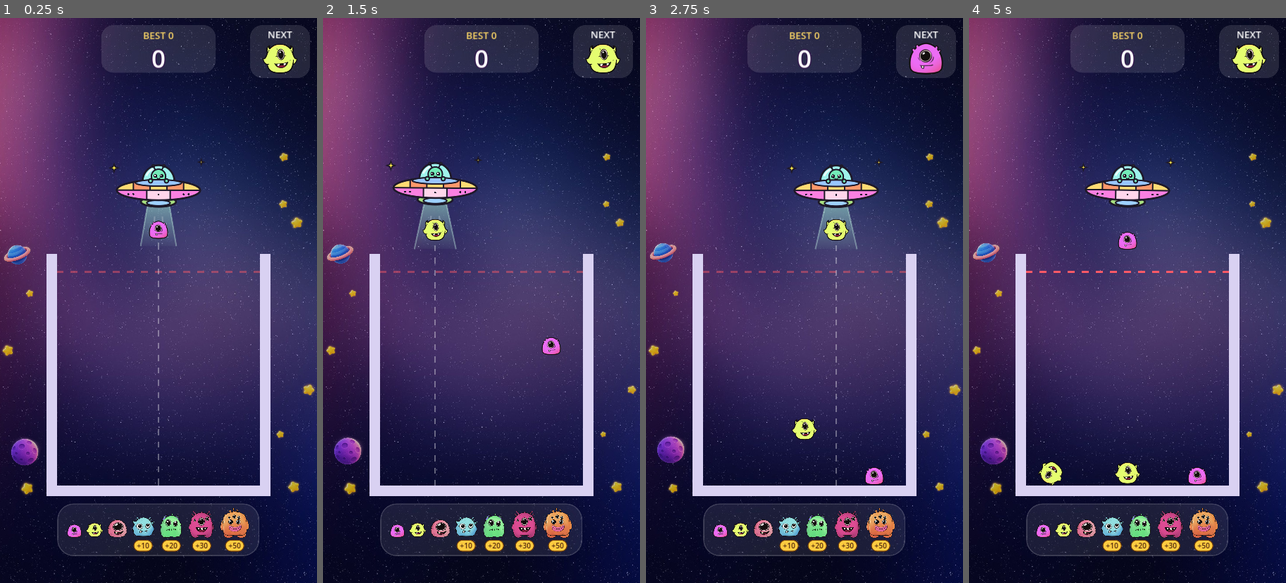
Above: before the commit, frames 1-4 (left to right).
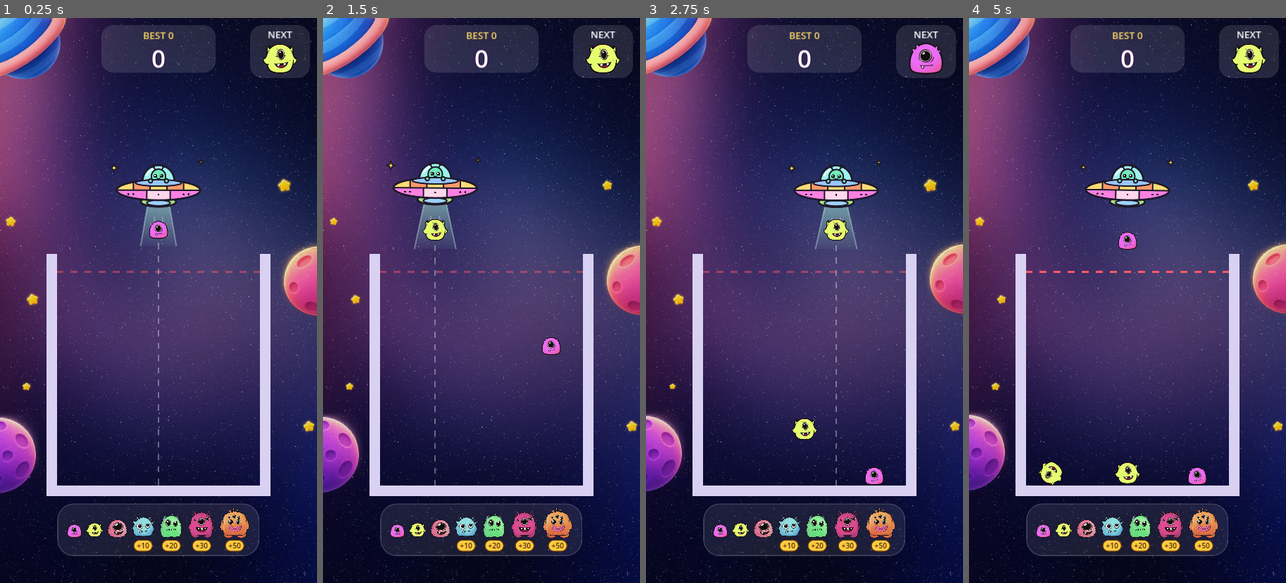
Above: after the commit, the same moments.

Repository: vickyraut212-boop/MonsterMerageGame
Game: Godot game, scene res://scenes/main.tscn
The game is run twice, just before and just after one commit, with the same random seed, the same clock (stepped at 60 frames per second) and the same inputs.
Inputs (mouse positions are in pixels of both pictures, inside the frame that each line leads up to):
- Up to frame 1 (0.25 s): no input
- Up to frame 2 (1.5 s): move the mouse to (551, 272) at 0.52 s; click (551, 272) at 0.67 s; drag from (418, 328) to (481, 142) at 1.27 s
- Up to frame 3 (2.75 s): move the mouse to (836, 176) at 2.02 s; click (836, 176) at 2.17 s
- Up to frame 4 (5 s): drag from (1111, 413) to (1032, 215) at 2.77 s; move the mouse to (1222, 385) at 3.52 s; click (1222, 385) at 3.67 s; drag from (1032, 215) to (1127, 142) at 4.27 s

The runs differ from the first frame. In frame 1, 5.2% of the frame differs, in the area x 0-100%, y 0-85%; in frame 2, 5.0%; in frame 3, 5.0%; in frame 4, 5.1%.

Commit message:
Scatter planets and stars like vicky's reference layout
All three planets now appear every game, each hugging a different
random screen edge or top corner, big (170-270 px) and partly cropped
off-screen. A handful of small stars (5) fill the open space between.

Planets may sit behind the settings and power-up buttons in the top
corners, but never behind the score cloud, the Next preview, the jar,
the column above it where the ship flies, or the evolution track.
Stars stay clear of the whole top bar too. Still purely decorative: no
collisions, drawn behind everything.

Co-Authored-By: Claude Opus 5.5 <noreply@anthropic.com>

Diff:
--- a/scripts/space_background.gd
+++ b/scripts/space_background.gd
@@ -1,60 +1,102 @@
 class_name SpaceBackground
 extends Node2D
-## The space backdrop behind everything: the background painting plus a few
-## planets and stars scattered at random each game.
+## The space backdrop behind everything: the background painting plus planets
+## and stars scattered at random each game.
 ##
-## PURELY DECORATIVE: nothing here has a collision shape, it is drawn behind
-## every other node (z_index -100), and the planets/stars are never placed
-## over the jar or over the HUD areas listed in keep_clear.
+## LAYOUT (following vicky's reference)
+## - All the planets appear every game, each hugging a different screen edge
+##   or corner, big and partly cropped off-screen, in varied sizes.
+## - A few small stars sit in the open space that is left.
+##
+## PURELY DECORATIVE: nothing here has a collision shape, everything is drawn
+## behind every other node (z_index -100), and nothing is ever placed over the
+## jar, the space above it where the ship flies, the score cloud, the Next
+## preview or the evolution track. Planets may sit behind the settings and
+## power-up buttons in the top corners (those buttons are solid, so they stay
+## readable); stars stay clear of the whole top bar.
 
 ## The background painting. It is scaled to cover the whole 720 x 1280 screen.
 @export var background_texture: Texture2D = preload("res://assets/ui/background.jpg")
 
-@export_group("Planets and stars")
-## Pictures to scatter, used in random order without repeats until all have
-## been placed.
+@export_group("Planets")
 @export var planet_textures: Array[Texture2D] = [
 	preload("res://assets/ui/planet_1.png"),
 	preload("res://assets/ui/planet_2.png"),
 	preload("res://assets/ui/planet_3.png"),
 ]
+## Planet width range, in screen pixels (before cropping by the screen edge).
+@export var planet_size := Vector2(170.0, 270.0)
+## How much of each planet may hang off-screen (0.5 = up to half of it).
+@export_range(0.0, 0.8) var planet_max_offscreen := 0.6
+@export_range(0.0, 1.0) var planet_opacity := 0.9
+
+@export_group("Stars")
 @export var star_textures: Array[Texture2D] = [
 	preload("res://assets/ui/star_1.png"),
 	preload("res://assets/ui/star_2.png"),
 ]
-@export var planet_count := 2
-@export var star_count := 9
-## Size range, in screen pixels (width of the picture).
-@export var planet_size := Vector2(64.0, 88.0)
-@export var star_size := Vector2(22.0, 38.0)
-## How see-through the decorations are (1 = solid), so they stay in the background.
-@export_range(0.0, 1.0) var decor_opacity := 0.75
-## Screen areas that must stay empty (score, buttons, evolution track).
-## The jar and the space above it (where the ship flies) are added automatically.
-@export var keep_clear: Array[Rect2] = [
-	Rect2(0, 0, 720, 270),       # top bar: settings, score cloud, Next, power-ups
-	Rect2(0, 1090, 720, 190),    # evolution track along the bottom
+@export var star_count := 5
+## Star width range, in screen pixels.
+@export var star_size := Vector2(22.0, 40.0)
+@export_range(0.0, 1.0) var star_opacity := 0.9
+
+@export_group("Keep clear")
+## Areas planets must not cover (score cloud, Next preview, evolution track).
+## The jar and the column above it are added automatically.
+@export var planet_keep_clear: Array[Rect2] = [
+	Rect2(200, 0, 320, 175),     # score cloud
+	Rect2(560, 0, 160, 145),     # Next preview (see-through panel)
+	Rect2(100, 1085, 520, 165),  # evolution track
+]
+## Areas stars must not cover (the whole top bar and the evolution track).
+@export var star_keep_clear: Array[Rect2] = [
+	Rect2(0, 0, 720, 250),
+	Rect2(0, 1085, 720, 195),
 ]
 ## Extra space kept free around the jar.
 @export var jar_margin := 10.0
+## Where the jar's protected column starts; above this only the score cloud is
+## in the middle of the screen, so planets may reach in from the top corners.
+@export var column_top := 175.0
 
 const SCREEN := Vector2(720, 1280)
+## Planets never get smaller than this (radius), so none shows as a sliver;
+## if one can't fit at a spot, another spot is tried.
+const MIN_PLANET_RADIUS := 60.0
+
+## Edge spots a planet can hug: a point on (or just past) the screen edge,
+## and how far along that edge it may slide (as a fraction of the screen).
+const EDGE_SPOTS := [
+	{"name": "top_left", "at": Vector2(0.0, 0.0), "slide": Vector2(0.08, 0.06)},
+	{"name": "top_right", "at": Vector2(1.0, 0.0), "slide": Vector2(0.0, 0.06)},
+	{"name": "left_high", "at": Vector2(0.0, 0.38), "slide": Vector2(0.0, 0.1)},
+	{"name": "left_low", "at": Vector2(0.0, 0.72), "slide": Vector2(0.0, 0.1)},
+	{"name": "right_high", "at": Vector2(1.0, 0.4), "slide": Vector2(0.0, 0.1)},
+	{"name": "right_low", "at": Vector2(1.0, 0.7), "slide": Vector2(0.0, 0.1)},
+]
 
 
 func _ready() -> void:
 	z_index = -100
 	z_as_relative = false
+	var jar_rect := Rect2()
 	var jar := get_parent().get_node_or_null("Jar") as Jar
-	var blocked := keep_clear.duplicate()
 	if jar:
 		var t := jar.wall_thickness
 		var inner := jar.get_inner_rect()
-		# The jar plus the column above it where the ship flies and aims.
-		var bottom := inner.end.y + t
-		blocked.append(Rect2(inner.position.x - t, 0.0, inner.size.x + t * 2.0, bottom).grow(jar_margin))
-	var placed: Array[Rect2] = []
-	_scatter(planet_textures, planet_count, planet_size, blocked, placed, true)
-	_scatter(star_textures, star_count, star_size, blocked, placed, false)
+		jar_rect = Rect2(inner.position.x - t, 0.0, inner.size.x + t * 2.0, inner.end.y + t).grow(jar_margin)
+
+	var planet_blocked: Array[Rect2] = planet_keep_clear.duplicate()
+	var star_blocked: Array[Rect2] = star_keep_clear.duplicate()
+	if jar_rect != Rect2():
+		star_blocked.append(jar_rect)
+		var column := jar_rect
+		column.position.y = column_top
+		column.size.y = jar_rect.end.y - column_top
+		planet_blocked.append(column)
+
+	var planets := _place_planets(planet_blocked)
+	_place_stars(star_blocked, planets)
 
 
 func _draw() -> void:
@@ -67,46 +109,91 @@
 	draw_texture_rect(background_texture, Rect2((SCREEN - size) / 2.0, size), false)
 
 
-## Places up to `count` pictures in free spots. Each is a plain Sprite2D, with
-## a slow bob (planets) or twinkle (stars).
-func _scatter(textures: Array[Texture2D], count: int, size_range: Vector2,
-		blocked: Array, placed: Array[Rect2], is_planet: bool) -> void:
-	if textures.is_empty():
+## Puts every planet on its own randomly chosen edge spot. Returns the circles
+## (Vector3: x, y, radius) they cover, so stars can avoid them.
+func _place_planets(blocked: Array[Rect2]) -> Array[Vector3]:
+	var circles: Array[Vector3] = []
+	var spots := EDGE_SPOTS.duplicate()
+	spots.shuffle()
+	var textures := planet_textures.duplicate()
+	textures.shuffle()
+	for tex: Texture2D in textures:
+		var placed := false
+		for spot in spots:
+			var circle := _fit_planet(spot, blocked, circles)
+			if circle == Vector3.ZERO:
+				continue
+			spots.erase(spot)
+			circles.append(circle)
+			_add_sprite(tex, Vector2(circle.x, circle.y), circle.z * 2.0, planet_opacity, true)
+			placed = true
+			break
+		if not placed:
+			push_warning("SpaceBackground: no room for a planet this game")
+	return circles
+
+
+## Tries random sizes and positions around one edge spot. Returns the planet
+## circle, or Vector3.ZERO if nothing fits there.
+func _fit_planet(spot: Dictionary, blocked: Array[Rect2], others: Array[Vector3]) -> Vector3:
+	var at: Vector2 = spot["at"]
+	var slide: Vector2 = spot["slide"]
+	for attempt in 40:
+		# Later attempts try smaller planets so one always fits.
+		var shrink := 1.0 - attempt / 60.0
+		var r := maxf(randf_range(planet_size.x, planet_size.y) * shrink / 2.0, MIN_PLANET_RADIUS)
+		var off := randf_range(0.1, planet_max_offscreen)  # share hanging off-screen
+		var base := at * SCREEN + Vector2(randf_range(-1.0, 1.0) * slide.x, randf_range(-1.0, 1.0) * slide.y) * SCREEN
+		var center := base
+		# Push the centre inwards from whichever edges the spot is on.
+		if at.x == 0.0: center.x = r * (1.0 - 2.0 * off)
+		elif at.x == 1.0: center.x = SCREEN.x - r * (1.0 - 2.0 * off)
+		if at.y == 0.0: center.y = r * (1.0 - 2.0 * off)
+		elif at.y == 1.0: center.y = SCREEN.y - r * (1.0 - 2.0 * off)
+		if _circle_is_free(center, r, blocked, others):
+			return Vector3(center.x, center.y, r)
+	return Vector3.ZERO
+
+
+func _circle_is_free(center: Vector2, r: float, blocked: Array[Rect2], others: Array[Vector3]) -> bool:
+	for rect in blocked:
+		var nearest := Vector2(clampf(center.x, rect.position.x, rect.end.x), clampf(center.y, rect.position.y, rect.end.y))
+		if nearest.distance_to(center) < r:
+			return false
+	for other in others:
+		if center.distance_to(Vector2(other.x, other.y)) < r + other.z + 10.0:
+			return false
+	return true
+
+
+## A few small stars in the open space left over.
+func _place_stars(blocked: Array[Rect2], planets: Array[Vector3]) -> void:
+	if star_textures.is_empty():
 		return
-	# Shuffled so the same picture doesn't repeat until all have been used.
-	var order := textures.duplicate()
-	order.shuffle()
-	for i in count:
-		var tex: Texture2D = order[i % order.size()]
-		var width := randf_range(size_range.x, size_range.y)
-		var size := tex.get_size() * (width / tex.get_size().x)
-		var spot := _find_spot(size, blocked, placed)
-		if spot == Rect2():
-			continue  # no room left; skip rather than overlap the game
-		placed.append(spot.grow(12.0))
-
-		var sprite := Sprite2D.new()
-		sprite.texture = tex
-		sprite.scale = Vector2.ONE * (width / tex.get_size().x)
-		sprite.position = spot.get_center()
-		sprite.rotation = randf_range(-0.3, 0.3)
-		sprite.modulate.a = decor_opacity
-		add_child(sprite)
-		_animate(sprite, is_planet)
-
-
-func _find_spot(size: Vector2, blocked: Array, placed: Array[Rect2]) -> Rect2:
-	for attempt in 60:
-		var pos := Vector2(randf_range(0.0, SCREEN.x - size.x), randf_range(0.0, SCREEN.y - size.y))
-		var rect := Rect2(pos, size)
-		var ok := true
-		for other in blocked + placed:
-			if rect.intersects(other):
-				ok = false
+	# Everything a star must keep away from, padded so they don't bunch up.
+	var taken: Array[Vector3] = []
+	for c in planets:
+		taken.append(Vector3(c.x, c.y, c.z + 30.0))
+	for i in star_count:
+		var width := randf_range(star_size.x, star_size.y)
+		var r := width / 2.0
+		for attempt in 60:
+			var center := Vector2(randf_range(r, SCREEN.x - r), randf_range(r, SCREEN.y - r))
+			if _circle_is_free(center, r, blocked, taken):
+				taken.append(Vector3(center.x, center.y, r + 60.0))
+				_add_sprite(star_textures.pick_random(), center, width, star_opacity, false)
 				break
-		if ok:
-			return rect
-	return Rect2()
+
+
+func _add_sprite(tex: Texture2D, center: Vector2, width: float, opacity: float, is_planet: bool) -> void:
+	var sprite := Sprite2D.new()
+	sprite.texture = tex
+	sprite.scale = Vector2.ONE * (width / maxf(tex.get_size().x, tex.get_size().y))
+	sprite.position = center
+	sprite.rotation = randf_range(-0.35, 0.35)
+	sprite.modulate.a = opacity
+	add_child(sprite)
+	_animate(sprite, is_planet)
 
 
 func _animate(sprite: Sprite2D, is_planet: bool) -> void:
